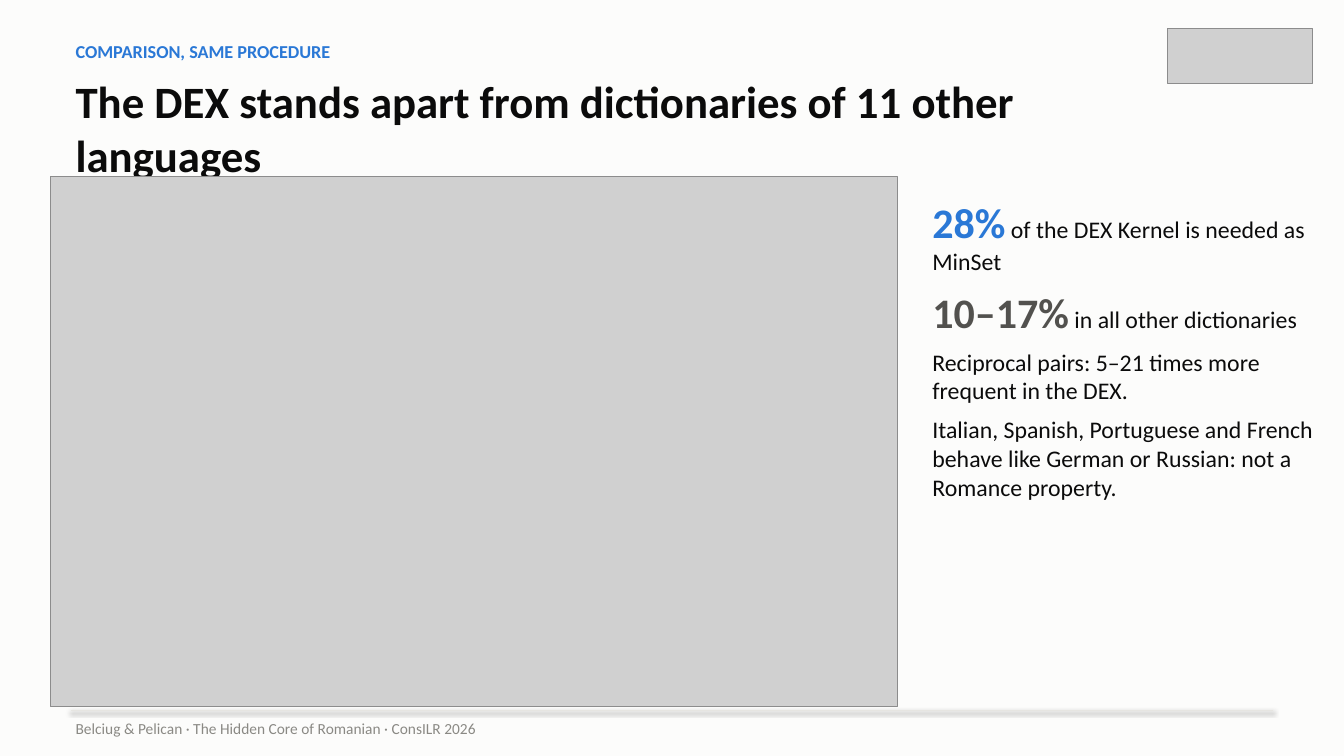
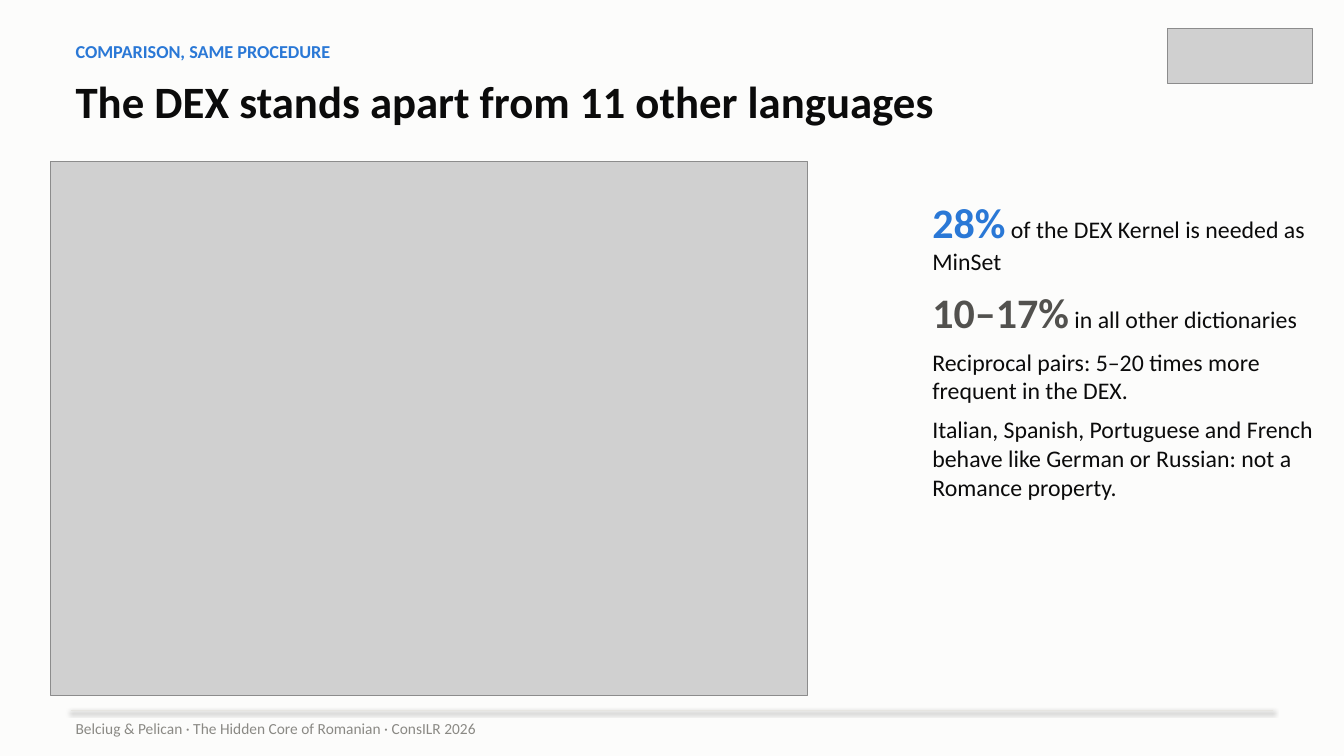
Before and after one commit to ovladon/hidden-core-romanian, a slide deck: slide 7 of slides/HiddenCore_ConsILR2026.pptx. Drawn at 1344x756 pixels with LibreOffice and Linux fonts; fonts in the diff are those of the drawing; grey boxes stand for pictures. Boxes give left, top, right and bottom in pixels: in the first picture for what was removed or moved away, otherwise in the second. Text is boxed around its words. In the diff, an @@ line names an element or a change of style, - is before the commit and + after.

```diff
--- a/slides/HiddenCore_ConsILR2026.pptx
+++ b/slides/HiddenCore_ConsILR2026.pptx
@@ text at box(76, 86, 934, 126): text changed @@
-The DEX stands apart from dictionaries of 11 other languages
+The DEX stands apart from 11 other languages
@@ picture: place and size @@
-picture at box(50, 176, 897, 707)
+picture at box(50, 161, 808, 696)
@@ text at box(932, 354, 1259, 403): text changed @@
-Reciprocal pairs: 5–21 times more frequent in the DEX.
+Reciprocal pairs: 5–20 times more frequent in the DEX.
```
Also in this commit, not shown: 9 other slides changed, 37 other files.
